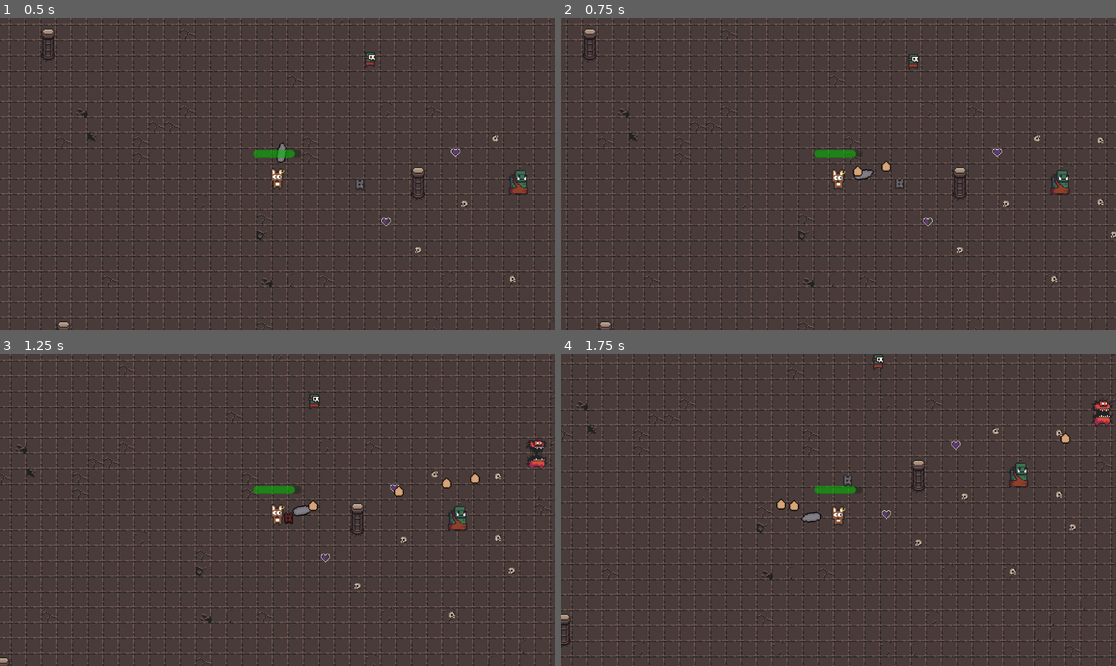
Above: before the commit, frames 1-4 (two rows, left to right).
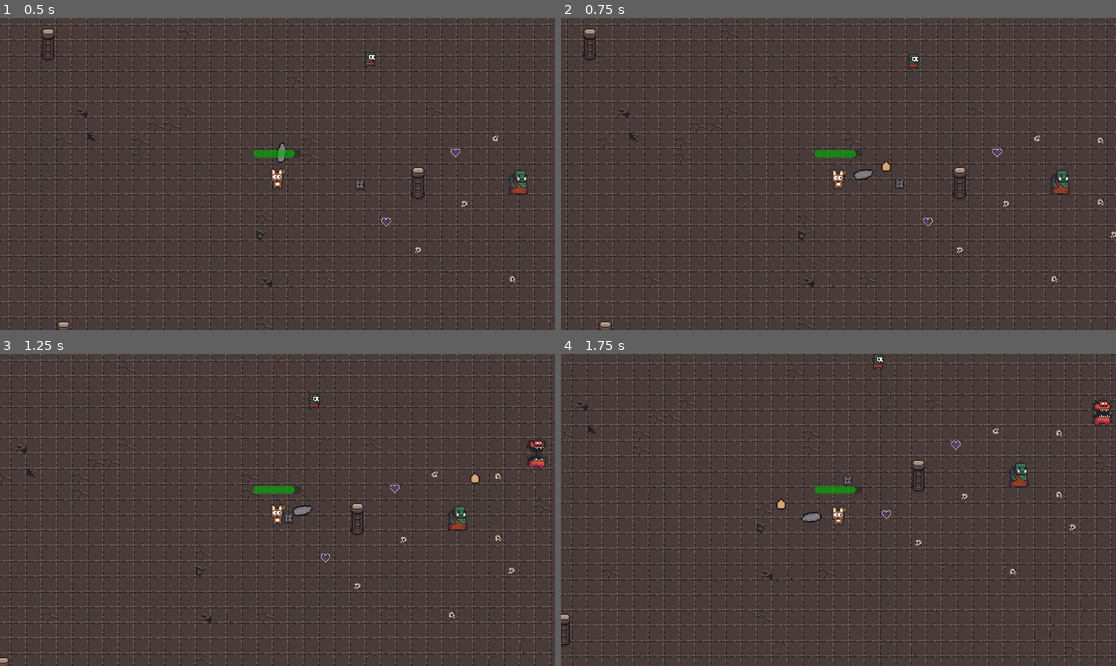
Above: after the commit, the same moments.

Repository: Naigma/proyecto_godot_2526
Game: Godot game, scene res://modules/levels/tutorial/tutorial.tscn
The game is run twice, just before and just after one commit, with the same random seed, the same clock (stepped at 60 frames per second) and the same inputs. The project has no main scene, so this scene is started directly.
Inputs (mouse positions are in pixels of both pictures, inside the frame that each line leads up to):
- Up to frame 1 (0.5 s): no input
- Up to frame 2 (0.75 s): tap Enter (ui_accept) at 0.5, 0.6 s; move the mouse to (960, 158) at 0.52 s; hold D (right) from 0.53 s (still down)
- Up to frame 3 (1.25 s): keep holding D (right); tap Enter (ui_accept) at 0.77, 1.07 s
- Up to frame 4 (1.75 s): move the mouse to (727, 525) at 1.27 s; release D (right) at 1.28 s; hold S (down) from 1.28 s (still down); tap E (interact) at 1.35 s; tap Enter (ui_accept) at 1.52, 1.55 s

Frame 1 is identical in both runs. In frame 2, less than 0.1% of the frame differs, in the area x 52-55%, y 47-51%; in frame 3, 0.2%, in the area x 51-82%, y 39-55%; in frame 4, less than 0.1%.

Commit message:
Add egg await

Diff:
--- a/modules/player/player.gd
+++ b/modules/player/player.gd
@@ -8,8 +8,10 @@
 @onready var interaction_area: Area2D = $InteractionArea
 @onready var weapon_pivot: Node2D = $WeaponPivot
 @export var max_health: int = 6
+@export var firerate : float = 1.0
 
-var health = max_health
+var health: int = max_health
+var can_shoot: bool = true
 
 func _ready() -> void:
 	$HealthBar.max_value=max_health
@@ -31,6 +33,11 @@
 		shoot()
 
 func shoot():
+	if not can_shoot:
+		return
+
+	can_shoot = false
+
 	var instance = bullet_scene.instantiate() as PlayerBullet
 
 	instance.direction = self.global_position.direction_to(get_global_mouse_position()).normalized()
@@ -39,6 +46,9 @@
 	# TODO: Eliminar get parent
 	get_parent().add_child(instance)
 
+	await get_tree().create_timer(firerate).timeout
+
+	can_shoot = true
 
 func _physics_process(delta: float) -> void:
 	var direction : Vector2 = Input.get_vector("left","right","up","down").normalized()
